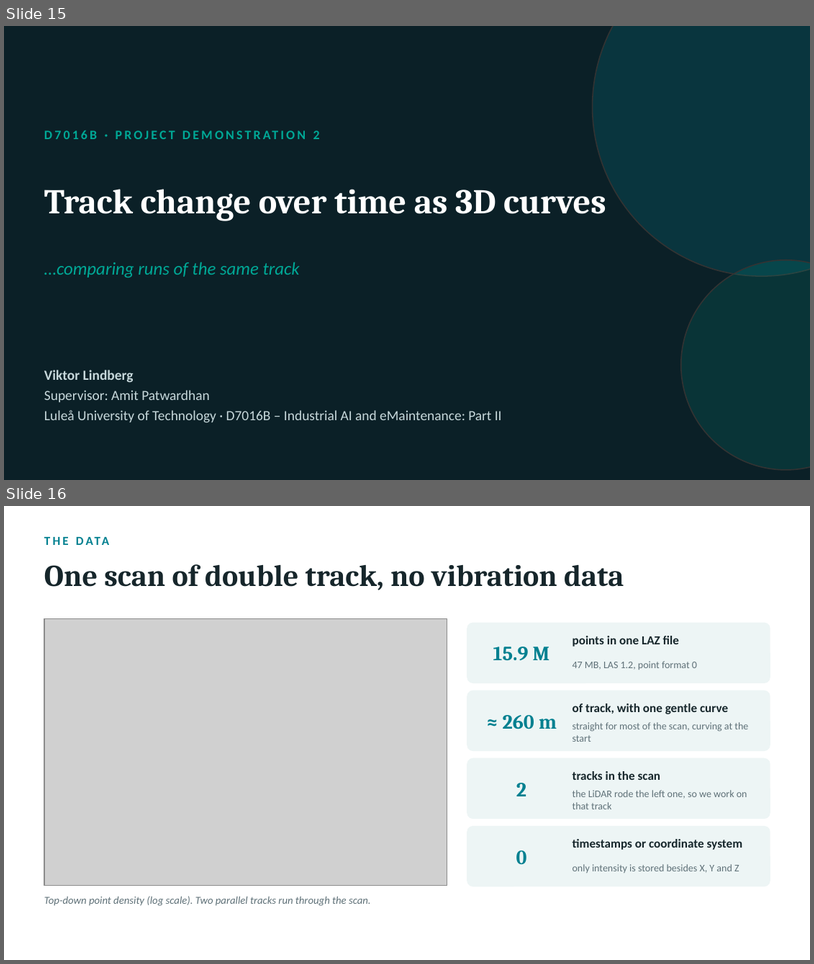
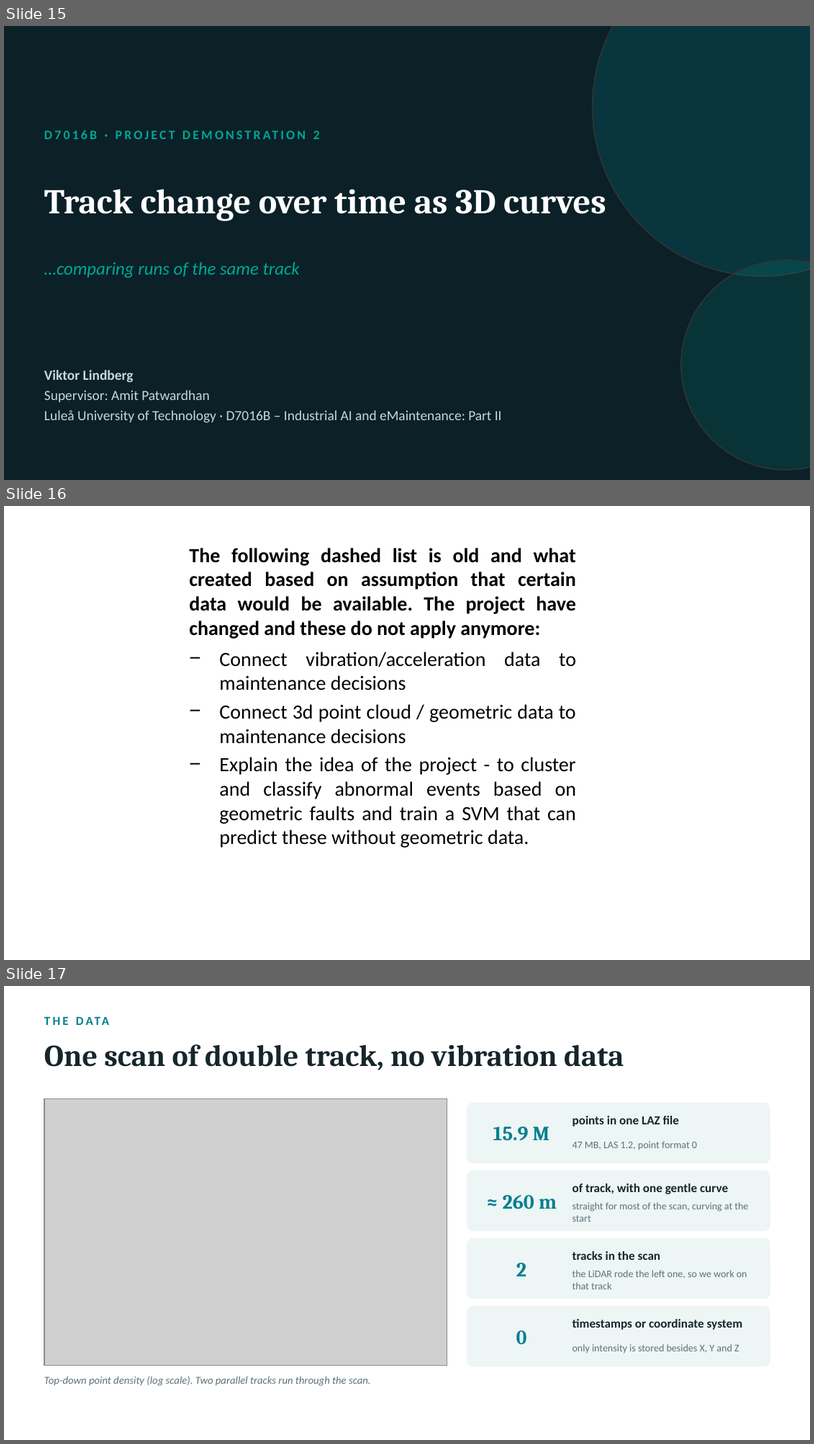
Before and after one commit to viktormm/D7016B-IAI-eMaintenance-Part-2, a slide deck: D7016B_Demo1_Viktor_Lindberg.pptx. Shown one above the other, each under a label of ours: slides 15 and 16 before the commit, slides 15, 16 and 17 after it. The pictures are 814x964 and 814x1444 pixels, drawn with LibreOffice and Linux fonts; fonts in the diff are those of the drawing; grey boxes stand for pictures. Boxes give left, top, right and bottom in pixels: in the first picture for what was removed or moved away, otherwise in the second. Text is boxed around its words. In the diff, an @@ line names an element or a change of style, - is before the commit and + after.

```diff
--- a/D7016B_Demo1_Viktor_Lindberg.pptx
+++ b/D7016B_Demo1_Viktor_Lindberg.pptx
@@ slide 16 added at (x1=4, y1=506, x2=810, y2=960), background #FFFFFF @@
@@ text added at (x1=189, y1=548, x2=576, y2=847), 18 pt, text #000000 @@
+The following dashed list is old and what created based on assumption that certain data would be available. The project have changed and these do not apply anymore:
+− Connect vibration/acceleration data to maintenance decisions
+− Connect 3d point cloud / geometric data to maintenance decisions
+− Explain the idea of the project - to cluster and classify abnormal events based on geometric faults and train a SVM that can predict these without geometric data.
@@ what was slide 16 is now slide 17 @@
```
Also in this commit, not shown: 1 other file.
